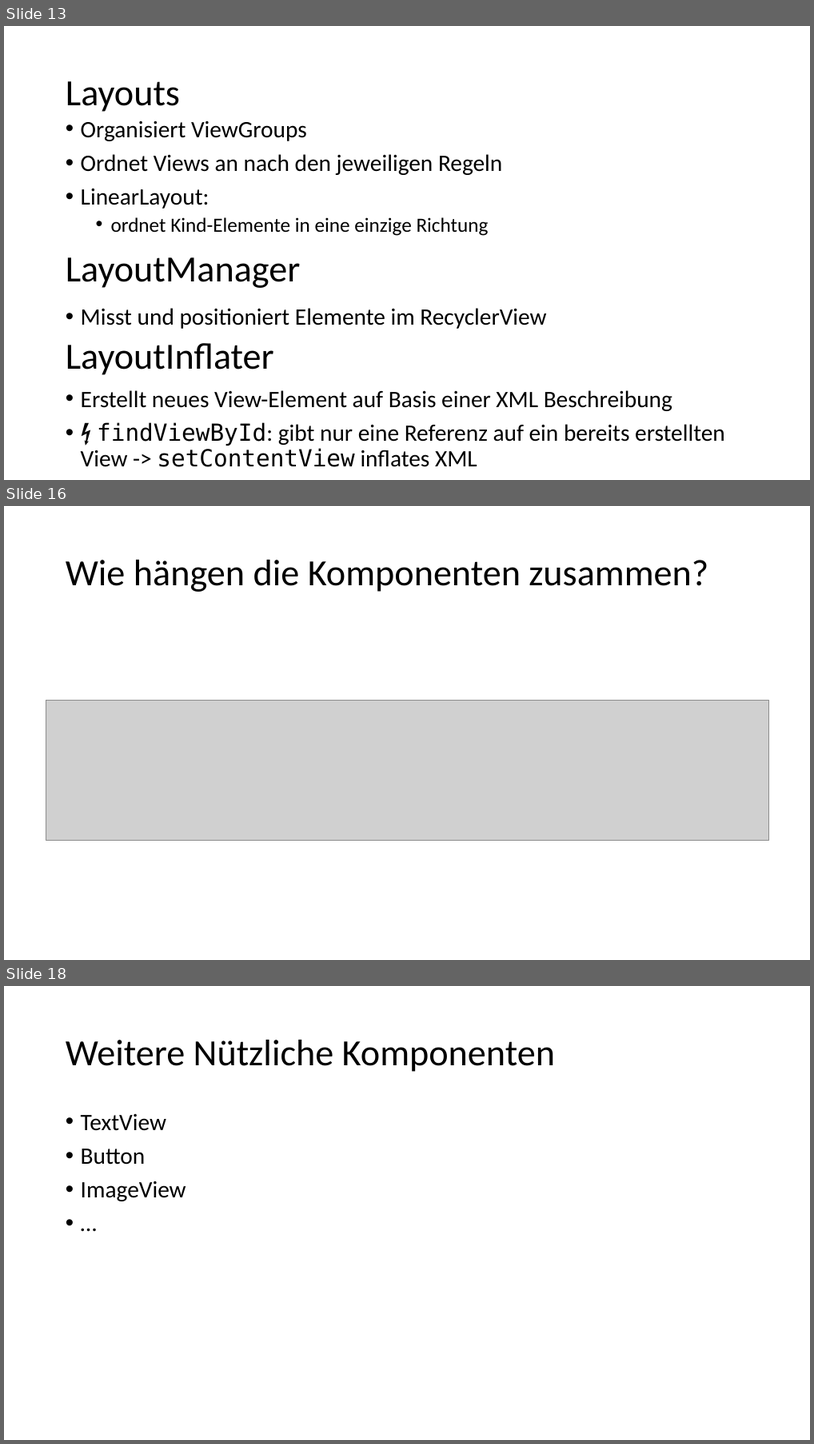
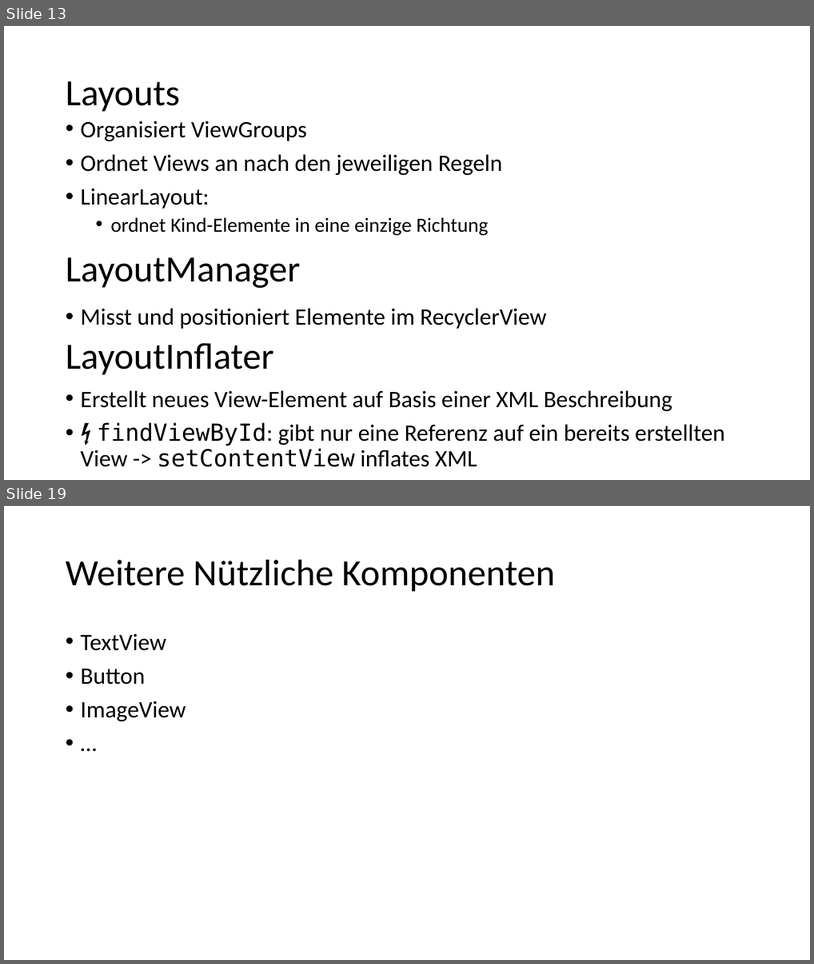
Before and after one commit to desombre/java_examples, a slide deck: Android_UI.pptx. Shown one above the other, each under a label of ours: slides 13, 16 and 18 before the commit, slides 13 and 19 after it; the slides between them are not shown. The pictures are 814x1444 and 814x964 pixels, drawn with LibreOffice and Linux fonts; fonts in the diff are those of the drawing; grey boxes stand for pictures. Boxes give left, top, right and bottom in pixels: in the first picture for what was removed or moved away, otherwise in the second. Text is boxed around its words. In the diff, an @@ line names an element or a change of style, - is before the commit and + after.

```diff
--- a/Android_UI.pptx
+++ b/Android_UI.pptx
@@ slide 16 removed at <box>4,506,810,960</box>, background #FFFFFF @@
@@ title removed at <box>66,560,709,592</box> @@
-Wie hängen die Komponenten zusammen?
@@ picture removed at <box>46,700,770,840</box> @@
@@ what was slide 18 is now slide 19 @@
```
Also in this commit, not shown: 5 slides changed, 3 slides added.
